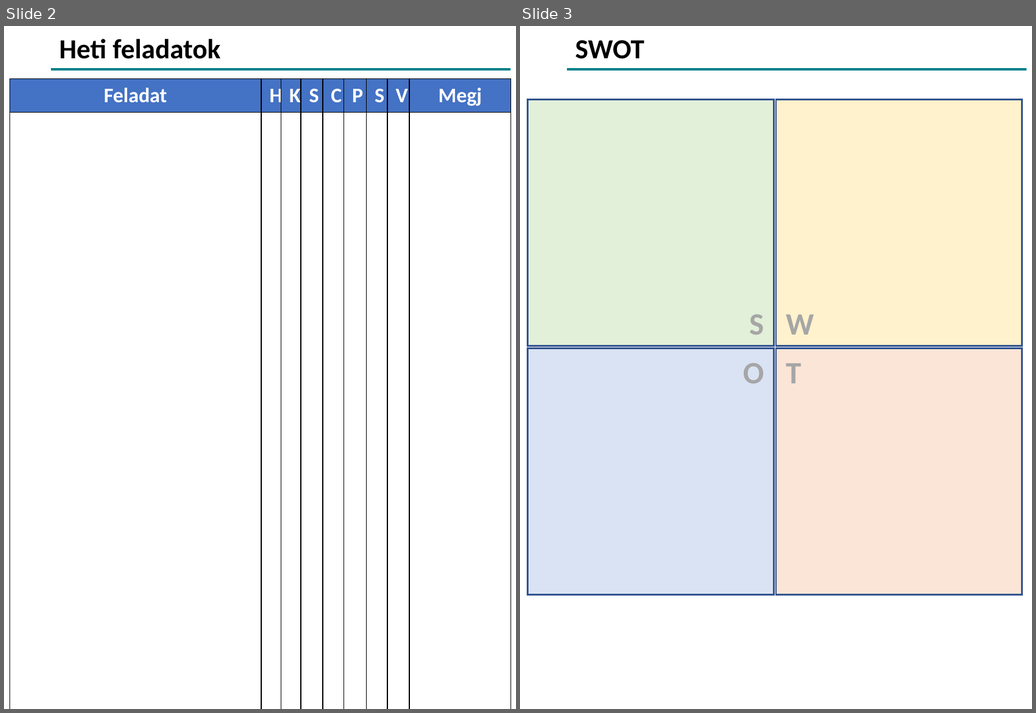
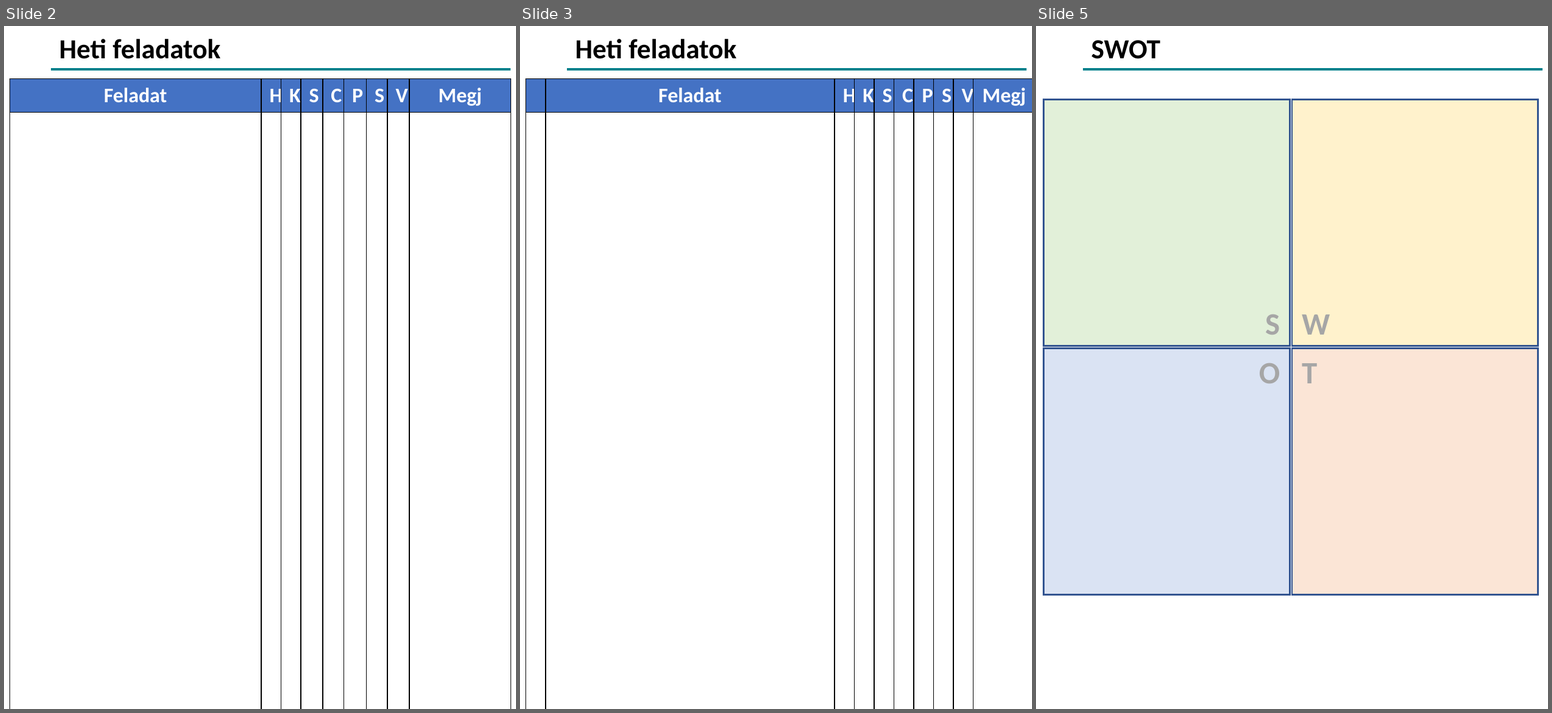
Before and after one commit to devilinside71/Onyx-Boox-Air-2-Plus-Templates, a slide deck: EI_Basics.pptx. Shown side by side, each under a label of ours: slides 2 and 3 before the commit, slides 2, 3 and 5 after it; the slides between them are not shown. The pictures are 1036x713 and 1552x713 pixels, drawn with LibreOffice and Linux fonts; fonts in the diff are those of the drawing; background and template pictures are left out. Boxes give left, top, right and bottom in pixels: in the first picture for what was removed or moved away, otherwise in the second. Text is boxed around its words. In the diff, an @@ line names an element or a change of style, - is before the commit and + after.

```diff
--- a/EI_Basics.pptx
+++ b/EI_Basics.pptx
@@ slide 3 added at (520,26,1032,709), background #FFFFFF; not listed: 1 template element that a slide beside it also shows @@
@@ title added at (576,39,737,59), 24 pt, text #000000, bold @@
+Heti feladatok
@@ table added at (525,79,1030,705), 2 rows, 10 columns @@
+ | Feladat | H | K | S | C | P | S | V | Megj
+ |  |  |  |  |  |  |  |  | 
@@ what was slide 3 is now slide 5 @@
```
Also in this commit, not shown: 1 other slide added, 4 other files.
